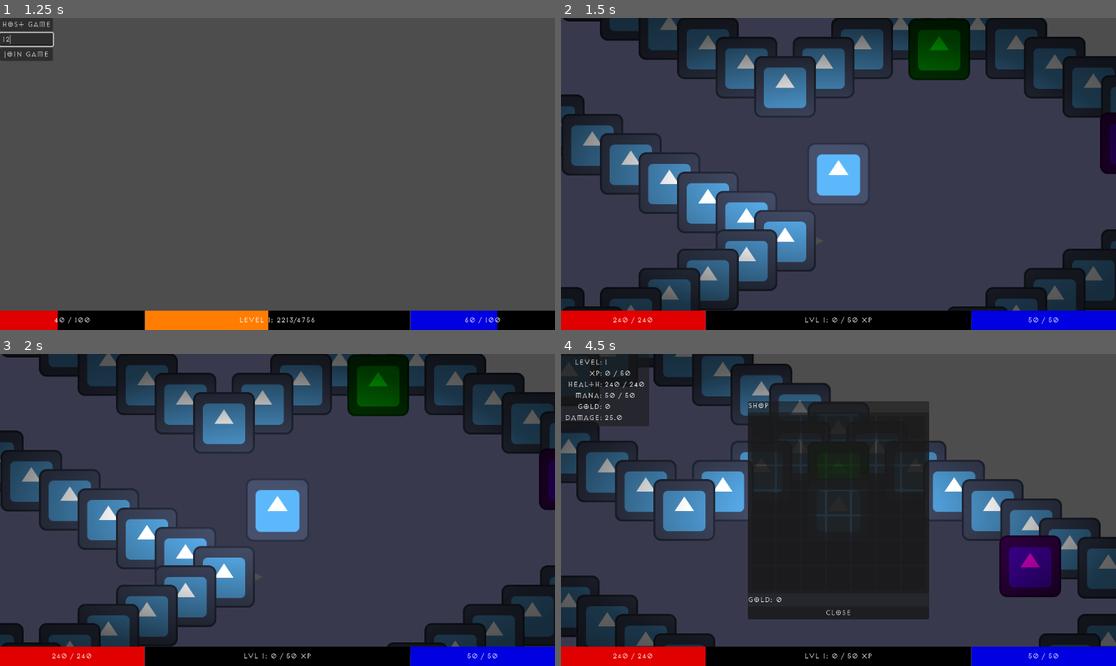
Above: before the commit, frames 1-4 (two rows, left to right).
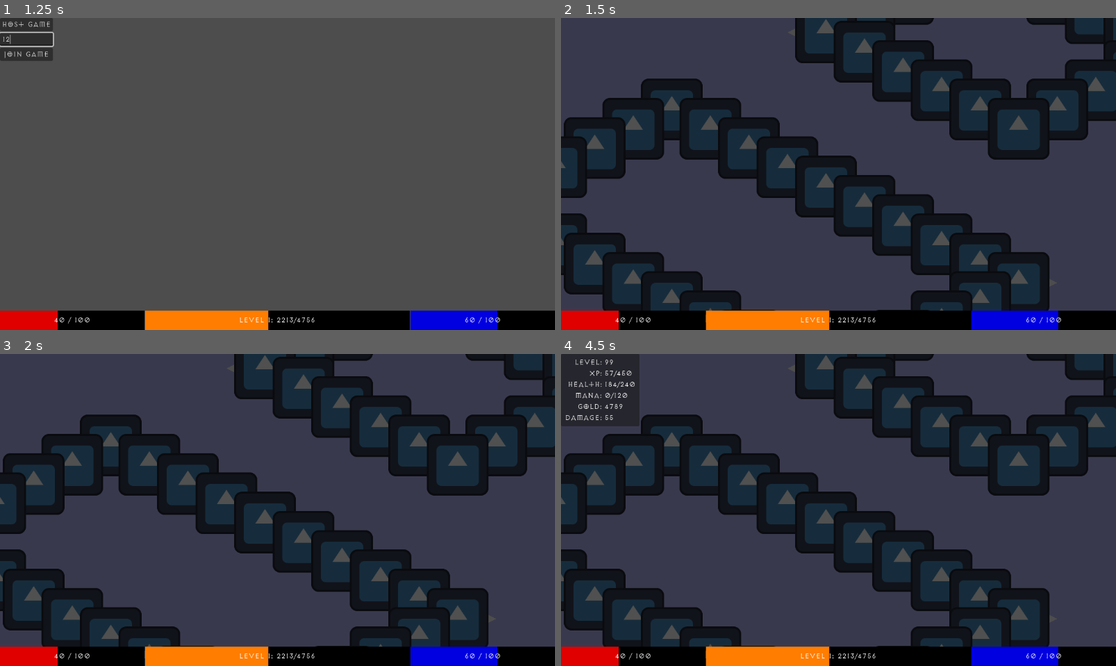
Above: after the commit, the same moments.

Repository: PietPadda/Godot_2D_ARPG
Game: Godot game, scene res://scenes/world/world.tscn
The game is run twice, just before and just after one commit, with the same random seed, the same clock (stepped at 60 frames per second) and the same inputs. The engine's default icon, where the game draws it, is replaced by a stand-in: a white triangle on a blue panel in a dark square.
Inputs (mouse positions are in pixels of both pictures, inside the frame that each line leads up to):
- Up to frame 1 (1.25 s): click (27, 39) at 0.52 s; type "12" at 0.6 s
- Up to frame 2 (1.5 s): click "Host Game" at 1.25 s
- Up to frame 3 (2 s): no input
- Up to frame 4 (4.5 s): tap Enter at 2 s; move the mouse to (960, 494) at 2.02 s; tap E (interact) at 2.1, 4.35 s; click (960, 494) at 2.17 s; move the mouse to (727, 525) at 2.77 s; click (727, 525) at 2.85 s; tap F2 (debug_respawn_enemies) at 3.5 s; move the mouse to (894, 441) at 3.52 s; tap C (toggle_character_sheet) at 3.6 s; click (894, 441) at 3.67 s; move the mouse to (810, 572) at 4.27 s; click (810, 572) at 4.42 s

Frame 1 is identical in both runs. In frame 2, 56% of the frame differs, in the area x 0-100%, y 0-100%; in frame 3, 56%; in frame 4, 59%.

Commit message:
fix(core): make handshake context-aware to prevent host duplication

Diff:
--- a/scripts/core/scene_manager.gd
+++ b/scripts/core/scene_manager.gd
@@ -76,12 +76,9 @@
 	GameManager.player_locations[player_id] = scene_path
 	GameManager.client_update_player_locations.rpc(GameManager.player_locations)
 
-	# Spawn the player in the new level.
-	var destination_level = active_levels.get(scene_path)
-	if is_instance_valid(destination_level) and destination_level.has_method("_spawn_player"):
-		destination_level._spawn_player(player_id)
-	else:
-		push_error("Destination level '%s' is not valid or has no _spawn_player method." % scene_path)
+	# NOTE: We no longer call _spawn_player here. The newly spawned player's client
+	# will load the level, and its _ready() function will call server_peer_ready,
+	# which will then correctly spawn the player via the handshake.
 
 	# The newly spawned player's _ready() function will automatically
 	# call server_peer_ready, which triggers our existing multi-scene aware
--- a/scripts/levels/base_level.gd
+++ b/scripts/levels/base_level.gd
@@ -47,8 +47,14 @@
 	# --- Network Readiness ---
 	# Both host and client will report to the server when they are ready.
 	if multiplayer.is_server():
-		server_peer_ready(1) # The host is always ready for itself.
+		# THE FIX: The host only declares itself ready if its authoritative
+		# location matches this specific level. This prevents it from spawning
+		# in levels that were loaded for other players.
+		var my_location = GameManager.player_locations.get(1, "")
+		if my_location == self.scene_file_path:
+			server_peer_ready(1)
 	else:
+		# Clients always report ready for the scene they just loaded.
 		server_peer_ready.rpc_id(1, multiplayer.get_unique_id()) # Clients send an RPC.
 
 	# The server listens for loot drop requests from dying enemies and now from players.
